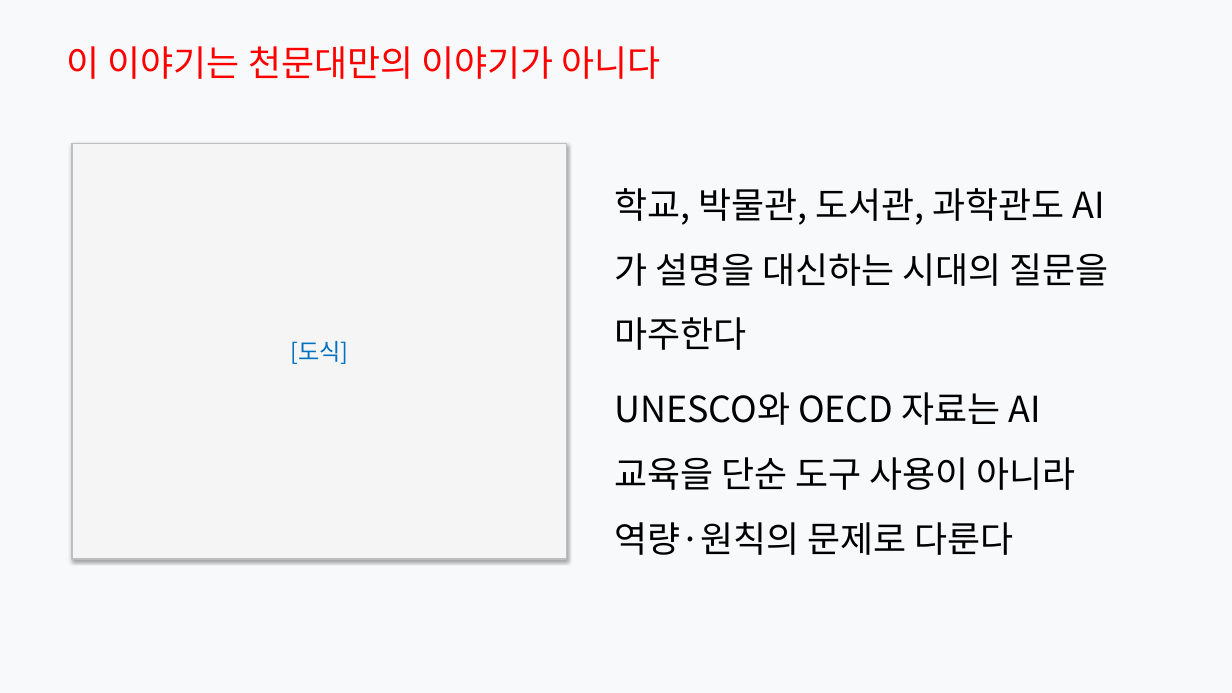
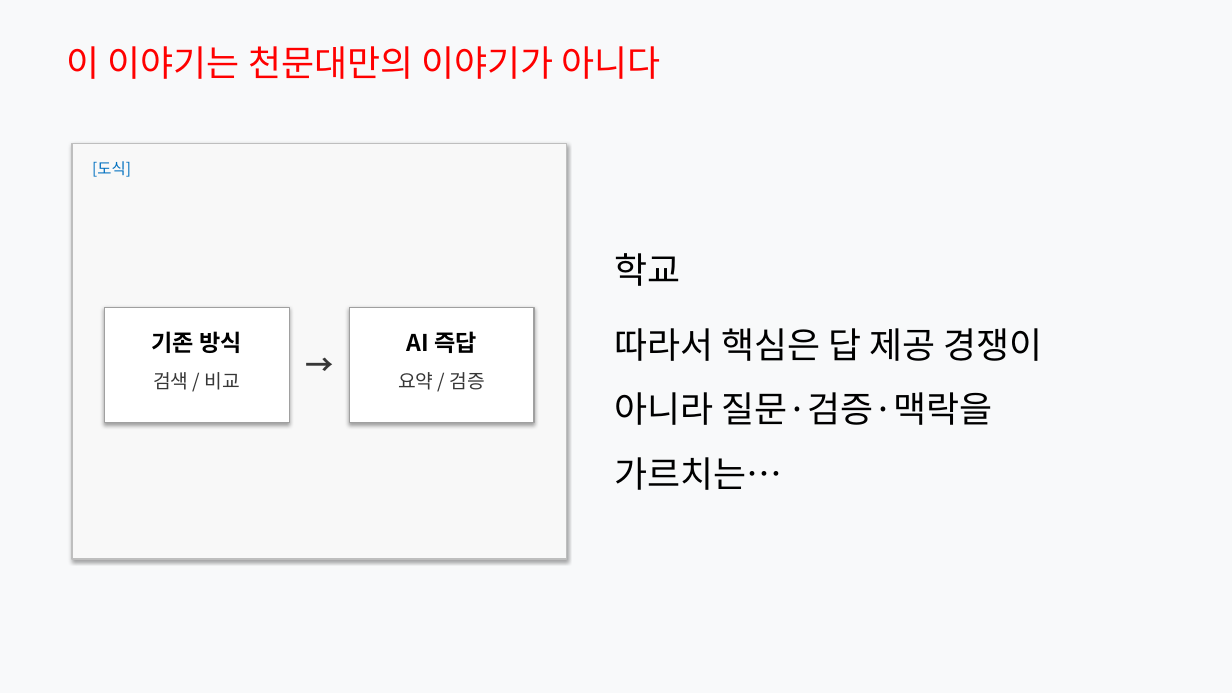
Before and after one commit to Rlearnchan/luddite, a slide deck: slide 5 of outputs/pptx/ai_knowledge_institution_styled_draft.pptx. Drawn at 1232x693 pixels with LibreOffice and Linux fonts; fonts in the diff are those of the drawing. Boxes give left, top, right and bottom in pixels: in the first picture for what was removed or moved away, otherwise in the second. Text is boxed around its words. In the diff, an @@ line names an element or a change of style, - is before the commit and + after.

```diff
--- a/outputs/pptx/ai_knowledge_institution_styled_draft.pptx
+++ b/outputs/pptx/ai_knowledge_institution_styled_draft.pptx
@@ rectangle at <box>72,143,567,559</box>: fill #F5F5F5 to #F8F8F8 @@
@@ text added at <box>92,161,131,177</box>, 12 pt, text #0070C0 @@
+[도식]
@@ text at <box>614,253,1043,490</box>: text changed @@
-학교, 박물관, 도서관, 과학관도 AI가 설명을 대신하는 시대의 질문을 마주한다
-UNESCO와 OECD 자료는 AI 교육을 단순 도구 사용이 아니라 역량·원칙의 문제로 다룬다
+학교
+따라서 핵심은 답 제공 경쟁이 아니라 질문·검증·맥락을 가르치는…
@@ rectangle added at <box>104,308,289,423</box>, fill #FFFFFF, outline #A0A0A0 1 pt @@
@@ rectangle added at <box>349,308,534,423</box>, fill #FFFFFF, outline #A0A0A0 1 pt @@
@@ text added at <box>152,331,242,353</box>, 18 pt, text #000000, bold @@
+기존 방식
@@ text in rectangle at <box>290,341,348,364</box>: text removed @@
-[도식]
@@ text added at <box>297,343,343,378</box>, 22 pt, text #373737, bold @@
+→
@@ text added at <box>407,331,477,353</box>, 18 pt, text #000000, bold @@
+AI 즉답
@@ text added at <box>153,372,240,390</box>, 15 pt, text #373737 @@
+검색 / 비교
@@ text added at <box>398,372,485,390</box>, 15 pt, text #373737 @@
+요약 / 검증
```
Also in this commit, not shown: 18 other slides changed, 8 other files.
